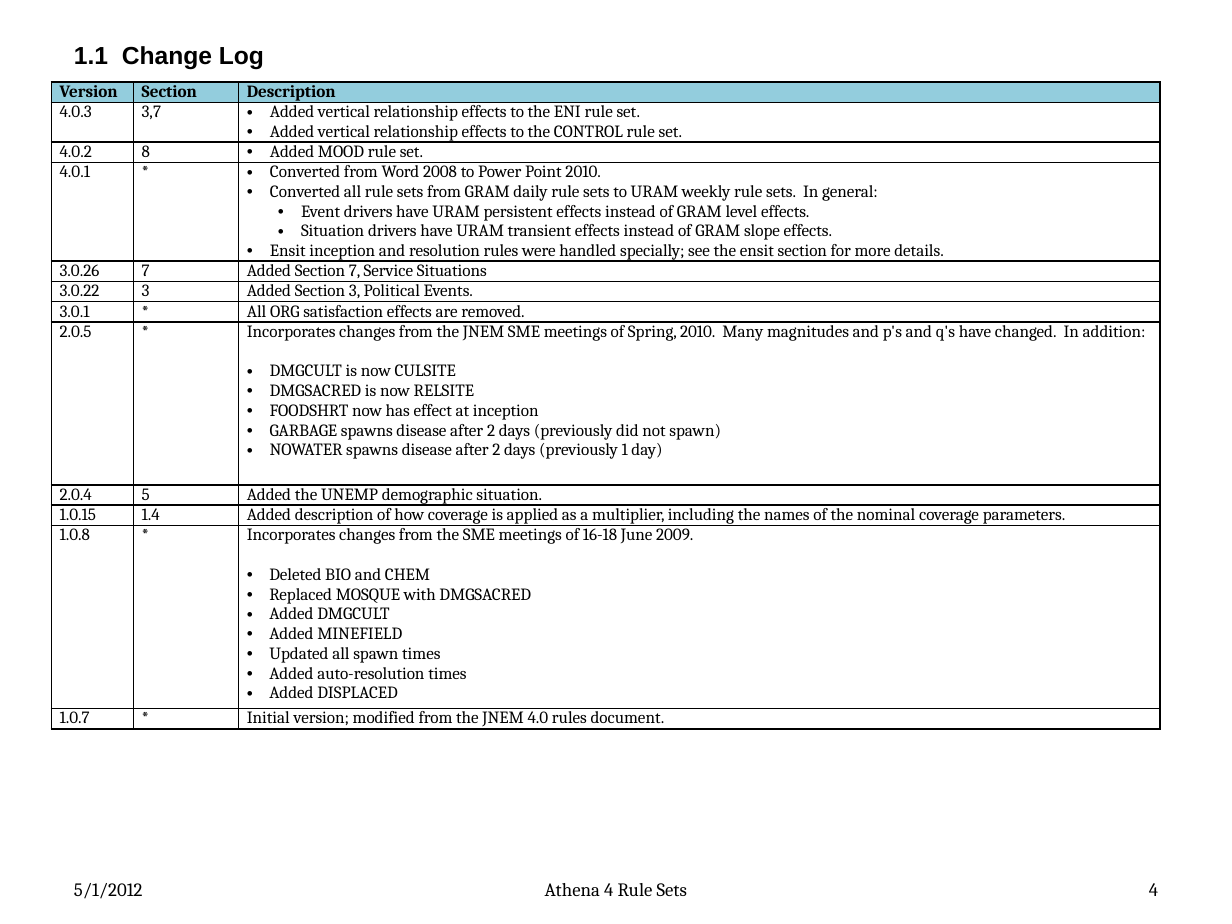
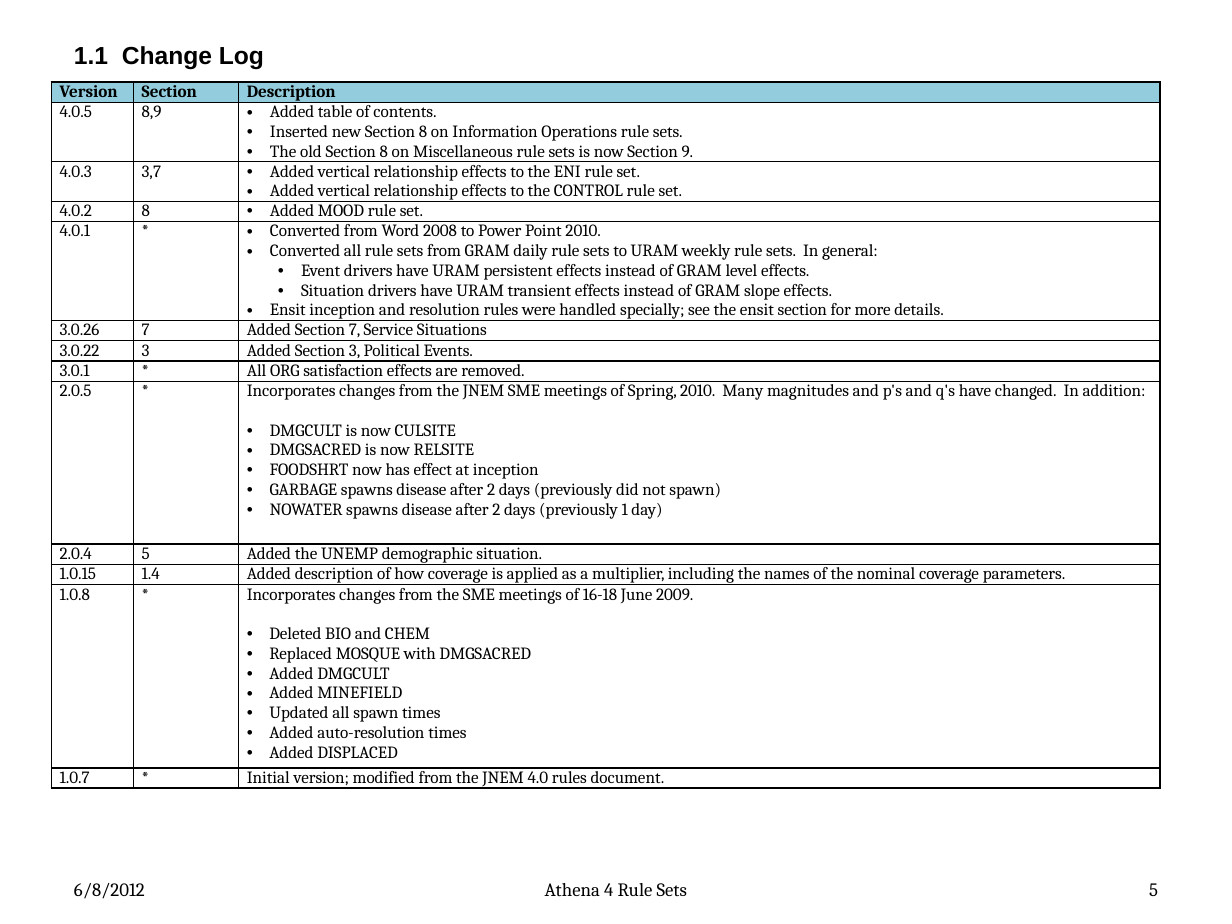
Before and after one commit to AthenaModel/athena-legacy, a slide deck: slide 5 of docs/dev/rules.pptx (slide 4 before the commit). Drawn at 1232x924 pixels with LibreOffice and Linux fonts; fonts in the diff are those of the drawing. Boxes give left, top, right and bottom in pixels: in the first picture for what was removed or moved away, otherwise in the second. Text is boxed around its words. In the diff, an @@ line names an element or a change of style, - is before the commit and + after.

Commit message:
Added the IOM rule set, as it currently exists, to the Rules document.

```diff
--- a/docs/dev/rules.pptx
+++ b/docs/dev/rules.pptx
@@ table at [52, 83, 1161, 801] @@
+row 2: 4.0.5 | 8,9 | Added table of contents. / Inserted new Section 8 on Information Operations rule sets. / The old Section 8 on Miscellaneous rule sets is now Section 9.
@@ text at [74, 883, 145, 899]: text changed @@
-5/1/2012
+6/8/2012
@@ page number at [1149, 883, 1158, 896]: text changed @@
-4
+5
```
Also in this commit, not shown: 79 other slides changed, 3 slides added.
